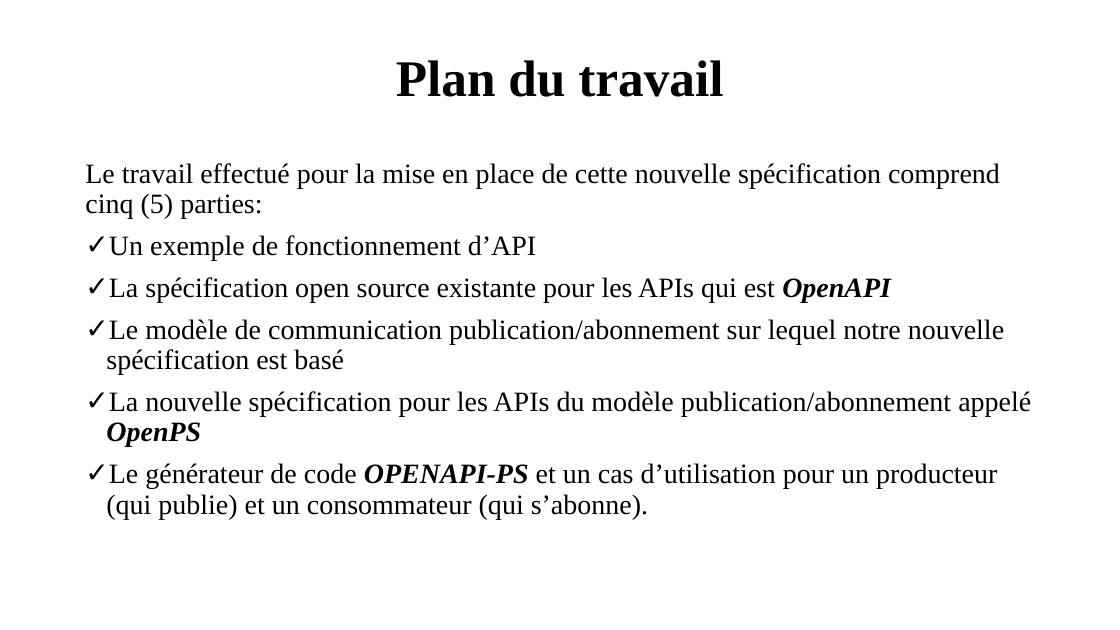
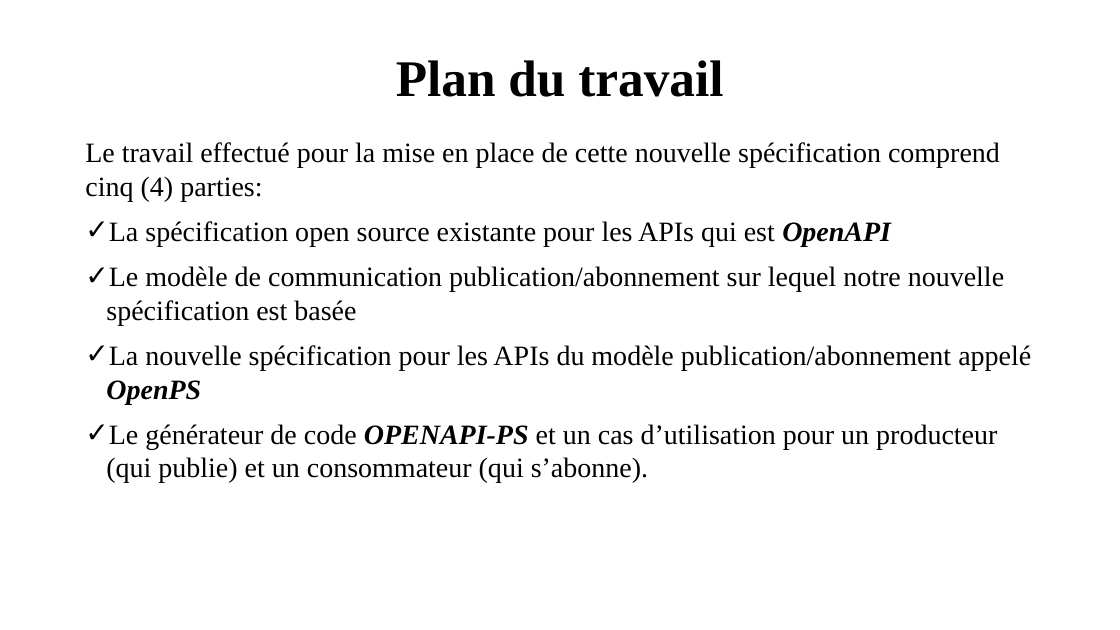
Before and after one commit to OA-Souleymane/MyGitHub-Files, a slide deck: slide 8 of Chapitres/mémoire/PrésentationMémoire.pptx (slide 3 before the commit). Drawn at 1120x630 pixels with LibreOffice and Linux fonts; fonts in the diff are those of the drawing. Boxes give left, top, right and bottom in pixels: in the first picture for what was removed or moved away, otherwise in the second. Text is boxed around its words. In the diff, an @@ line names an element or a change of style, - is before the commit and + after.

```diff
--- a/Chapitres/mémoire/PrésentationMémoire.pptx
+++ b/Chapitres/mémoire/PrésentationMémoire.pptx
@@ text "Le travail effectué pour la ...": place and size @@
-text "Le travail effectué pour la ..." at <box>85,163,1031,519</box>
+text "Le travail effectué pour la ..." at <box>85,142,1031,483</box>
@@ text at <box>85,142,1000,201</box>: text changed @@
-Le travail effectué pour la mise en place de cette nouvelle spécification comprend cinq (5) parties:
-✓ Un exemple de fonctionnement d’API
+Le travail effectué pour la mise en place de cette nouvelle spécification comprend cinq (4) parties:
@@ text at <box>106,221,1031,483</box>: line spacing 0.9 to 1 @@
@@ text at <box>106,266,1004,325</box>: text changed @@
-✓ Le modèle de communication publication/abonnement sur lequel notre nouvelle spécification est basé
+✓ Le modèle de communication publication/abonnement sur lequel notre nouvelle spécification est basée
```
Also in this commit, not shown: 6 other slides changed, 11 slides added, 6 other files.
